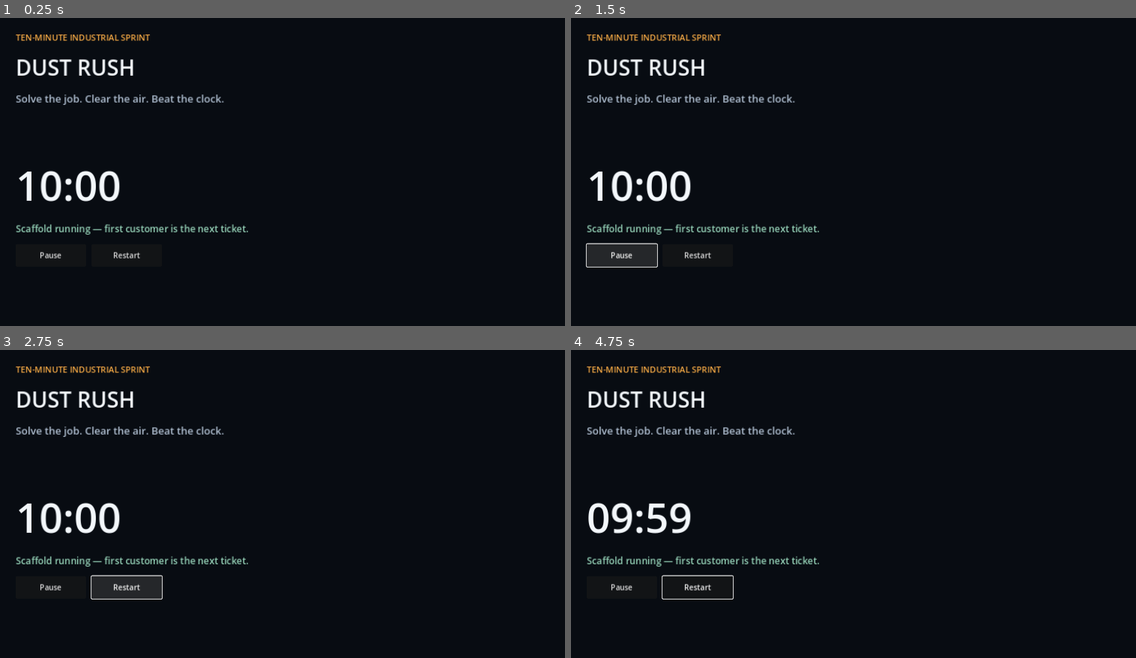
Above: before the commit, frames 1-4 (two rows, left to right).
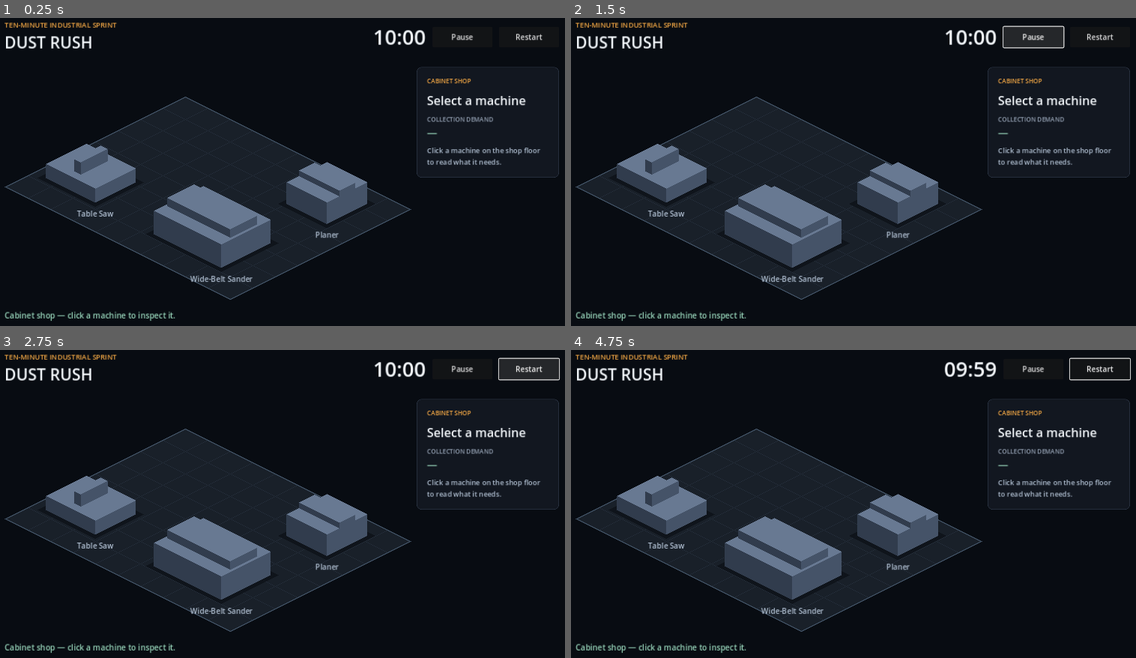
Above: after the commit, the same moments.

Repository: Sur-92/dust-rush-industrial-tycoon
Game: Godot game, scene res://scenes/main.tscn
The game is run twice, just before and just after one commit, with the same random seed, the same clock (stepped at 60 frames per second) and the same inputs.
Inputs (mouse positions are in pixels of both pictures, inside the frame that each line leads up to):
- Up to frame 1 (0.25 s): no input
- Up to frame 2 (1.5 s): click "Pause" at 0.5 s; click "Resume" at 1.25 s
- Up to frame 3 (2.75 s): click "Restart" at 2 s
- Up to frame 4 (4.75 s): click "Restart" at 2.75 s; click "Restart" at 3.5 s; tap A at 4.25 s; move the mouse to (983, 488) at 4.27 s; click (983, 488) at 4.42 s

The runs differ from the first frame. In frame 1, 13% of the frame differs, in the area x 0-99%, y 1-99%; in frame 2, 15%; in frame 3, 15%; in frame 4, 14%.

Commit message:
Build selectable cabinet-shop inspection scene
Replace the countdown title card with the first interactive view of the
cabinet-shop customer, implementing only the Inspect step of the core job
loop.

The player sees a fixed-isometric shop floor holding a table saw, planer,
and wide-belt sander as original placeholder geometry. Clicking a machine
selects exactly that machine, gives it a warm-accent highlight, and fills
an information panel with its name, collection demand in game units, and
description. The ten-minute clock, pause/resume, and restart still work,
and restart also clears the selection.

Machine content comes from typed MachineDefinition resources in data/ so
collector and route tickets can reuse the same seam. Each machine view
emits selection intent; main.gd decides the selected machine and pushes
the resulting state back to the views and the panel.

Refs #6

Co-Authored-By: Claude Opus 4.8 <noreply@anthropic.com>

Diff:
--- /dev/null
+++ b/data/machine_definition.gd
@@ -0,0 +1,13 @@
+class_name MachineDefinition
+extends Resource
+
+## One dust-producing machine on a customer's shop floor.
+##
+## `collection_demand` is an abstract game unit used to compare machines, and
+## later to compare them against collector capacity. It is a gameplay value,
+## not a real-world airflow specification.
+
+@export var machine_id: StringName = &""
+@export var display_name: String = ""
+@export var collection_demand: int = 0
+@export_multiline var description: String = ""
--- /dev/null
+++ b/data/machines/planer.tres
@@ -0,0 +1,10 @@
+[gd_resource type="Resource" script_class="MachineDefinition" load_steps=2 format=3]
+
+[ext_resource type="Script" path="res://data/machine_definition.gd" id="1_definition"]
+
+[resource]
+script = ExtResource("1_definition")
+machine_id = &"planer"
+display_name = "Planer"
+collection_demand = 3
+description = "High-volume chips when stock is being surfaced."
--- /dev/null
+++ b/data/machines/table_saw.tres
@@ -0,0 +1,10 @@
+[gd_resource type="Resource" script_class="MachineDefinition" load_steps=2 format=3]
+
+[ext_resource type="Script" path="res://data/machine_definition.gd" id="1_definition"]
+
+[resource]
+script = ExtResource("1_definition")
+machine_id = &"table_saw"
+display_name = "Table Saw"
+collection_demand = 2
+description = "Steady chips and fine dust from cabinet parts."
--- /dev/null
+++ b/data/machines/wide_belt_sander.tres
@@ -0,0 +1,10 @@
+[gd_resource type="Resource" script_class="MachineDefinition" load_steps=2 format=3]
+
+[ext_resource type="Script" path="res://data/machine_definition.gd" id="1_definition"]
+
+[resource]
+script = ExtResource("1_definition")
+machine_id = &"wide_belt_sander"
+display_name = "Wide-Belt Sander"
+collection_demand = 4
+description = "Continuous fine dust that quickly clouds the shop."
--- a/scenes/main.tscn
+++ b/scenes/main.tscn
@@ -1,6 +1,28 @@
-[gd_scene load_steps=2 format=3]
+[gd_scene load_steps=9 format=3]
 
 [ext_resource type="Script" path="res://scripts/main.gd" id="1_main"]
+[ext_resource type="Script" path="res://scripts/shop_floor.gd" id="2_floor"]
+[ext_resource type="Script" path="res://scripts/machine_view.gd" id="3_machine"]
+[ext_resource type="Script" path="res://scripts/machine_info_panel.gd" id="4_panel"]
+[ext_resource type="Resource" path="res://data/machines/table_saw.tres" id="5_table_saw"]
+[ext_resource type="Resource" path="res://data/machines/planer.tres" id="6_planer"]
+[ext_resource type="Resource" path="res://data/machines/wide_belt_sander.tres" id="7_sander"]
+
+[sub_resource type="StyleBoxFlat" id="StyleBoxFlat_panel"]
+content_margin_left = 22.0
+content_margin_top = 20.0
+content_margin_right = 22.0
+content_margin_bottom = 22.0
+bg_color = Color(0.071, 0.09, 0.125, 1)
+border_width_left = 1
+border_width_top = 1
+border_width_right = 1
+border_width_bottom = 1
+border_color = Color(0.18, 0.22, 0.282, 1)
+corner_radius_top_left = 10
+corner_radius_top_right = 10
+corner_radius_bottom_right = 10
+corner_radius_bottom_left = 10
 
 [node name="Main" type="Control"]
 layout_mode = 3
@@ -9,6 +31,7 @@
 anchor_bottom = 1.0
 grow_horizontal = 2
 grow_vertical = 2
+mouse_filter = 2
 script = ExtResource("1_main")
 
 [node name="Background" type="ColorRect" parent="."]
@@ -21,69 +44,186 @@
 color = Color(0.031, 0.047, 0.071, 1)
 mouse_filter = 2
 
-[node name="Margin" type="MarginContainer" parent="."]
+[node name="Shop" type="Node2D" parent="."]
+position = Vector2(434, 196)
+
+[node name="Floor" type="Node2D" parent="Shop"]
+script = ExtResource("2_floor")
+
+[node name="Machines" type="Node2D" parent="Shop"]
+
+[node name="TableSaw" type="Node2D" parent="Shop/Machines"]
+script = ExtResource("3_machine")
+definition = ExtResource("5_table_saw")
+tile_position = Vector2(0.5, 4.9)
+body_tiles = Vector2(2.2, 1.8)
+body_height = 30.0
+topper_offset_tiles = Vector2(0.95, 0.3)
+topper_tiles = Vector2(0.3, 1.2)
+topper_height = 26.0
+
+[node name="NameLabel" type="Label" parent="Shop/Machines/TableSaw"]
+theme_override_font_sizes/font_size = 16
+
+[node name="Planer" type="Node2D" parent="Shop/Machines"]
+script = ExtResource("3_machine")
+definition = ExtResource("6_planer")
+tile_position = Vector2(7, 0.7)
+body_tiles = Vector2(1.8, 1.8)
+body_height = 46.0
+topper_offset_tiles = Vector2(0, 0.55)
+topper_tiles = Vector2(1.8, 0.7)
+topper_height = 12.0
+
+[node name="NameLabel" type="Label" parent="Shop/Machines/Planer"]
+theme_override_font_sizes/font_size = 16
+
+[node name="WideBeltSander" type="Node2D" parent="Shop/Machines"]
+script = ExtResource("3_machine")
+definition = ExtResource("7_sander")
+tile_position = Vector2(5.4, 4.6)
+body_tiles = Vector2(3, 2.2)
+body_height = 50.0
+topper_offset_tiles = Vector2(0.1, 0.5)
+topper_tiles = Vector2(2.8, 1.2)
+topper_height = 18.0
+
+[node name="NameLabel" type="Label" parent="Shop/Machines/WideBeltSander"]
+theme_override_font_sizes/font_size = 16
+
+[node name="Hud" type="Control" parent="."]
 layout_mode = 1
 anchors_preset = 15
 anchor_right = 1.0
 anchor_bottom = 1.0
 grow_horizontal = 2
 grow_vertical = 2
-theme_override_constants/margin_left = 72
-theme_override_constants/margin_top = 56
-theme_override_constants/margin_right = 72
-theme_override_constants/margin_bottom = 56
-
-[node name="Content" type="VBoxContainer" parent="Margin"]
-layout_mode = 2
-theme_override_constants/separation = 18
-
-[node name="Eyebrow" type="Label" parent="Margin/Content"]
+mouse_filter = 2
+
+[node name="TopBar" type="HBoxContainer" parent="Hud"]
+layout_mode = 1
+anchors_preset = 10
+anchor_right = 1.0
+offset_left = 48.0
+offset_top = 30.0
+offset_right = -48.0
+offset_bottom = 106.0
+grow_horizontal = 2
+mouse_filter = 2
+theme_override_constants/separation = 14
+
+[node name="Brand" type="VBoxContainer" parent="Hud/TopBar"]
+layout_mode = 2
+size_flags_vertical = 4
+mouse_filter = 2
+theme_override_constants/separation = 2
+
+[node name="Eyebrow" type="Label" parent="Hud/TopBar/Brand"]
 layout_mode = 2
 theme_override_colors/font_color = Color(0.957, 0.659, 0.267, 1)
-theme_override_font_sizes/font_size = 18
+theme_override_font_sizes/font_size = 15
 text = "TEN-MINUTE INDUSTRIAL SPRINT"
 
-[node name="Title" type="Label" parent="Margin/Content"]
+[node name="Title" type="Label" parent="Hud/TopBar/Brand"]
 layout_mode = 2
 theme_override_colors/font_color = Color(0.953, 0.969, 0.984, 1)
-theme_override_font_sizes/font_size = 46
+theme_override_font_sizes/font_size = 34
 text = "DUST RUSH"
 
-[node name="Subtitle" type="Label" parent="Margin/Content"]
-layout_mode = 2
+[node name="Spacer" type="Control" parent="Hud/TopBar"]
+layout_mode = 2
+size_flags_horizontal = 3
+mouse_filter = 2
+
+[node name="TimerLabel" type="Label" parent="Hud/TopBar"]
+layout_mode = 2
+size_flags_vertical = 4
+theme_override_colors/font_color = Color(0.953, 0.969, 0.984, 1)
+theme_override_font_sizes/font_size = 44
+text = "10:00"
+
+[node name="PauseButton" type="Button" parent="Hud/TopBar"]
+custom_minimum_size = Vector2(128, 44)
+layout_mode = 2
+size_flags_vertical = 4
+text = "Pause"
+
+[node name="RestartButton" type="Button" parent="Hud/TopBar"]
+custom_minimum_size = Vector2(128, 44)
+layout_mode = 2
+size_flags_vertical = 4
+text = "Restart"
+
+[node name="InfoPanel" type="PanelContainer" parent="Hud"]
+custom_minimum_size = Vector2(0, 236)
+layout_mode = 1
+anchors_preset = 1
+anchor_left = 1.0
+anchor_right = 1.0
+offset_left = -352.0
+offset_top = 132.0
+offset_right = -48.0
+offset_bottom = 132.0
+grow_horizontal = 0
+theme_override_styles/panel = SubResource("StyleBoxFlat_panel")
+script = ExtResource("4_panel")
+
+[node name="Content" type="VBoxContainer" parent="Hud/InfoPanel"]
+layout_mode = 2
+mouse_filter = 2
+theme_override_constants/separation = 12
+
+[node name="Eyebrow" type="Label" parent="Hud/InfoPanel/Content"]
+layout_mode = 2
+theme_override_colors/font_color = Color(0.957, 0.659, 0.267, 1)
+theme_override_font_sizes/font_size = 13
+text = "CABINET SHOP"
+
+[node name="MachineName" type="Label" parent="Hud/InfoPanel/Content"]
+layout_mode = 2
+theme_override_colors/font_color = Color(0.953, 0.969, 0.984, 1)
+theme_override_font_sizes/font_size = 26
+autowrap_mode = 3
+text = "Select a machine"
+
+[node name="Demand" type="VBoxContainer" parent="Hud/InfoPanel/Content"]
+layout_mode = 2
+mouse_filter = 2
+theme_override_constants/separation = 2
+
+[node name="DemandCaption" type="Label" parent="Hud/InfoPanel/Content/Demand"]
+layout_mode = 2
+theme_override_colors/font_color = Color(0.588, 0.639, 0.71, 1)
+theme_override_font_sizes/font_size = 13
+text = "COLLECTION DEMAND"
+
+[node name="DemandValue" type="Label" parent="Hud/InfoPanel/Content/Demand"]
+layout_mode = 2
+theme_override_colors/font_color = Color(0.588, 0.827, 0.722, 1)
+theme_override_font_sizes/font_size = 22
+text = "—"
+
+[node name="Description" type="Label" parent="Hud/InfoPanel/Content"]
+layout_mode = 2
+size_flags_vertical = 3
 theme_override_colors/font_color = Color(0.69, 0.749, 0.82, 1)
-theme_override_font_sizes/font_size = 22
-text = "Solve the job. Clear the air. Beat the clock."
-
-[node name="Spacer" type="Control" parent="Margin/Content"]
-custom_minimum_size = Vector2(0, 72)
-layout_mode = 2
-
-[node name="TimerLabel" type="Label" parent="Margin/Content"]
-layout_mode = 2
-theme_override_colors/font_color = Color(0.953, 0.969, 0.984, 1)
-theme_override_font_sizes/font_size = 88
-text = "10:00"
-
-[node name="StatusLabel" type="Label" parent="Margin/Content"]
-layout_mode = 2
+theme_override_font_sizes/font_size = 15
+text = "Click a machine on the shop floor to read what it needs."
+autowrap_mode = 3
+
+[node name="StatusLabel" type="Label" parent="Hud"]
+layout_mode = 1
+anchors_preset = 2
+anchor_top = 1.0
+anchor_bottom = 1.0
+offset_left = 48.0
+offset_top = -70.0
+offset_right = 700.0
+offset_bottom = -38.0
+grow_vertical = 0
 theme_override_colors/font_color = Color(0.588, 0.827, 0.722, 1)
-theme_override_font_sizes/font_size = 20
-text = "Scaffold running — first customer is the next ticket."
-
-[node name="Controls" type="HBoxContainer" parent="Margin/Content"]
-layout_mode = 2
-theme_override_constants/separation = 12
-
-[node name="PauseButton" type="Button" parent="Margin/Content/Controls"]
-custom_minimum_size = Vector2(150, 48)
-layout_mode = 2
-text = "Pause"
-
-[node name="RestartButton" type="Button" parent="Margin/Content/Controls"]
-custom_minimum_size = Vector2(150, 48)
-layout_mode = 2
-text = "Restart"
-
-[connection signal="pressed" from="Margin/Content/Controls/PauseButton" to="." method="_on_pause_pressed"]
-[connection signal="pressed" from="Margin/Content/Controls/RestartButton" to="." method="_on_restart_pressed"]
+theme_override_font_sizes/font_size = 17
+text = "Cabinet shop — click a machine to inspect it."
+
+[connection signal="pressed" from="Hud/TopBar/PauseButton" to="." method="_on_pause_pressed"]
+[connection signal="pressed" from="Hud/TopBar/RestartButton" to="." method="_on_restart_pressed"]
--- /dev/null
+++ b/scripts/iso.gd
@@ -0,0 +1,18 @@
+class_name Iso
+extends RefCounted
+
+## Fixed 2:1 isometric projection shared by the shop floor and the machine views.
+##
+## Tile space accepts fractional tiles so placeholder machines can sit between
+## grid lines. Screen space is Godot 2D pixels measured from the tile origin,
+## so the caller positions the result with a normal node transform.
+
+const TILE_HALF_WIDTH: float = 48.0
+const TILE_HALF_HEIGHT: float = 24.0
+
+
+static func to_screen(tile: Vector2) -> Vector2:
+	return Vector2(
+		(tile.x - tile.y) * TILE_HALF_WIDTH,
+		(tile.x + tile.y) * TILE_HALF_HEIGHT
+	)
--- /dev/null
+++ b/scripts/machine_info_panel.gd
@@ -0,0 +1,25 @@
+class_name MachineInfoPanel
+extends PanelContainer
+
+## Shows the machine the player currently has selected. The panel renders what
+## it is given; it never decides what is selected.
+
+const EMPTY_NAME: String = "Select a machine"
+const EMPTY_DEMAND: String = "—"
+const EMPTY_DESCRIPTION: String = "Click a machine on the shop floor to read what it needs."
+
+@onready var _name_label: Label = $Content/MachineName
+@onready var _demand_label: Label = $Content/Demand/DemandValue
+@onready var _description_label: Label = $Content/Description
+
+
+func show_machine(definition: MachineDefinition) -> void:
+	_name_label.text = definition.display_name
+	_demand_label.text = "%d game units" % definition.collection_demand
+	_description_label.text = definition.description
+
+
+func show_empty() -> void:
+	_name_label.text = EMPTY_NAME
+	_demand_label.text = EMPTY_DEMAND
+	_description_label.text = EMPTY_DESCRIPTION
--- /dev/null
+++ b/scripts/machine_view.gd
@@ -0,0 +1,157 @@
+class_name MachineView
+extends Node2D
+
+## Placeholder isometric body for one machine on the shop floor.
+##
+## The view owns presentation only. A click on its silhouette is reported as
+## selection intent; the run controller decides which machine is selected and
+## hands the resulting state back through `set_selected`.
+
+signal selection_requested(machine_id: StringName)
+
+const PAD_MARGIN: float = 0.18
+const LABEL_GAP: float = 12.0
+
+const PAD_COLOR: Color = Color(0.055, 0.071, 0.098, 0.85)
+const SELECTED_PAD_COLOR: Color = Color(0.318, 0.224, 0.106, 0.9)
+const BODY_TOP_COLOR: Color = Color(0.408, 0.475, 0.573)
+const BODY_RIGHT_COLOR: Color = Color(0.271, 0.325, 0.408)
+const BODY_LEFT_COLOR: Color = Color(0.192, 0.235, 0.302)
+const SELECTED_TOP_COLOR: Color = Color(0.957, 0.659, 0.267)
+const SELECTED_RIGHT_COLOR: Color = Color(0.769, 0.502, 0.176)
+const SELECTED_LEFT_COLOR: Color = Color(0.541, 0.341, 0.114)
+const RING_COLOR: Color = Color(0.957, 0.659, 0.267)
+const LABEL_COLOR: Color = Color(0.69, 0.749, 0.82)
+const SELECTED_LABEL_COLOR: Color = Color(0.976, 0.788, 0.482)
+
+@export var definition: MachineDefinition
+@export var tile_position: Vector2 = Vector2.ZERO
+@export var body_tiles: Vector2 = Vector2(2.0, 2.0)
+@export var body_height: float = 36.0
+@export var topper_offset_tiles: Vector2 = Vector2.ZERO
+@export var topper_tiles: Vector2 = Vector2.ZERO
+@export var topper_height: float = 0.0
+
+@onready var _name_label: Label = $NameLabel
+
+var _selected: bool = false
+var _body_silhouette: PackedVector2Array = PackedVector2Array()
+var _topper_silhouette: PackedVector2Array = PackedVector2Array()
+
+
+func _ready() -> void:
+	if definition == null:
+		push_error("MachineView '%s' has no MachineDefinition assigned." % name)
+		set_process_unhandled_input(false)
+		return
+
+	position = Iso.to_screen(tile_position)
+	_body_silhouette = _silhouette(Vector2.ZERO, body_tiles, 0.0, body_height)
+	if _has_topper():
+		_topper_silhouette = _silhouette(
+			topper_offset_tiles, topper_tiles, body_height, topper_height
+		)
+	_place_name_label()
+	queue_redraw()
+
+
+func _unhandled_input(event: InputEvent) -> void:
+	var mouse_event := event as InputEventMouseButton
+	if mouse_event == null:
+		return
+	if not mouse_event.pressed or mouse_event.button_index != MOUSE_BUTTON_LEFT:
+		return
+
+	var local_event := make_input_local(mouse_event) as InputEventMouseButton
+	if not contains_point(local_event.position):
+		return
+
+	selection_requested.emit(definition.machine_id)
+	get_viewport().set_input_as_handled()
+
+
+func set_selected(value: bool) -> void:
+	if _selected == value:
+		return
+	_selected = value
+	_name_label.add_theme_color_override(
+		"font_color", SELECTED_LABEL_COLOR if _selected else LABEL_COLOR
+	)
+	queue_redraw()
+
+
+## Hit test against the placeholder silhouette, in this node's local space.
+func contains_point(local_point: Vector2) -> bool:
+	if Geometry2D.is_point_in_polygon(local_point, _body_silhouette):
+		return true
+	return _has_topper() and Geometry2D.is_point_in_polygon(local_point, _topper_silhouette)
+
+
+func _draw() -> void:
+	if definition == null:
+		return
+
+	var pad: PackedVector2Array = _face(
+		Vector2(-PAD_MARGIN, -PAD_MARGIN),
+		body_tiles + Vector2(PAD_MARGIN * 2.0, PAD_MARGIN * 2.0),
+		0.0
+	)
+	draw_colored_polygon(pad, SELECTED_PAD_COLOR if _selected else PAD_COLOR)
+
+	_draw_box(Vector2.ZERO, body_tiles, 0.0, body_height)
+	if _has_topper():
+		_draw_box(topper_offset_tiles, topper_tiles, body_height, topper_height)
+
+	if _selected:
+		var ring: PackedVector2Array = pad.duplicate()
+		ring.append(pad[0])
+		draw_polyline(ring, RING_COLOR, 3.0)
+
+
+func _draw_box(
+	offset_tiles: Vector2, size_tiles: Vector2, base_elevation: float, height: float
+) -> void:
+	var base: PackedVector2Array = _face(offset_tiles, size_tiles, base_elevation)
+	var top: PackedVector2Array = _face(offset_tiles, size_tiles, base_elevation + height)
+
+	draw_colored_polygon(
+		PackedVector2Array([base[3], base[2], top[2], top[3]]),
+		SELECTED_LEFT_COLOR if _selected else BODY_LEFT_COLOR
+	)
+	draw_colored_polygon(
+		PackedVector2Array([base[2], base[1], top[1], top[2]]),
+		SELECTED_RIGHT_COLOR if _selected else BODY_RIGHT_COLOR
+	)
+	draw_colored_polygon(top, SELECTED_TOP_COLOR if _selected else BODY_TOP_COLOR)
+
+
+## Corners of one horizontal face, ordered north, east, south, west.
+func _face(offset_tiles: Vector2, size_tiles: Vector2, elevation: float) -> PackedVector2Array:
+	var lift: Vector2 = Vector2(0.0, -elevation)
+	return PackedVector2Array([
+		Iso.to_screen(offset_tiles) + lift,
+		Iso.to_screen(offset_tiles + Vector2(size_tiles.x, 0.0)) + lift,
+		Iso.to_screen(offset_tiles + size_tiles) + lift,
+		Iso.to_screen(offset_tiles + Vector2(0.0, size_tiles.y)) + lift,
+	])
+
+
+## Outline of a whole box, used for hit testing rather than drawing.
+func _silhouette(
+	offset_tiles: Vector2, size_tiles: Vector2, base_elevation: float, height: float
+) -> PackedVector2Array:
+	var base: PackedVector2Array = _face(offset_tiles, size_tiles, base_elevation)
+	var top: PackedVector2Array = _face(offset_tiles, size_tiles, base_elevation + height)
+	return PackedVector2Array([top[0], top[1], base[1], base[2], base[3], top[3]])
+
+
+func _has_topper() -> bool:
+	return topper_height > 0.0 and topper_tiles.x > 0.0 and topper_tiles.y > 0.0
+
+
+func _place_name_label() -> void:
+	_name_label.text = definition.display_name
+	_name_label.add_theme_color_override("font_color", LABEL_COLOR)
+	_name_label.reset_size()
+	var south_corner: Vector2 = Iso.to_screen(body_tiles)
+	_name_label.position = south_corner + Vector2(-_name_label.size.x * 0.5, LABEL_GAP)
--- a/scripts/main.gd
+++ b/scripts/main.gd
@@ -1,17 +1,29 @@
 extends Control
 
+## Run controller for the cabinet-shop inspection view. It owns the run clock
+## and the selected machine; the shop and HUD nodes only present that state.
+
 const RUN_SECONDS: float = 600.0
+const STATUS_INSPECTING: String = "Cabinet shop — click a machine to inspect it."
+const STATUS_PAUSED: String = "Run paused."
+const STATUS_FINISHED: String = "Time! Scoring arrives with a later ticket."
 
-@onready var timer_label: Label = $Margin/Content/TimerLabel
-@onready var status_label: Label = $Margin/Content/StatusLabel
-@onready var pause_button: Button = $Margin/Content/Controls/PauseButton
+@onready var timer_label: Label = $Hud/TopBar/TimerLabel
+@onready var status_label: Label = $Hud/StatusLabel
+@onready var pause_button: Button = $Hud/TopBar/PauseButton
+@onready var machines_root: Node2D = $Shop/Machines
+@onready var info_panel: MachineInfoPanel = $Hud/InfoPanel
 
 var remaining_seconds: float = RUN_SECONDS
 var run_finished: bool = false
+var selected_machine_id: StringName = &""
+
+var _machine_views: Array[MachineView] = []
 
 
 func _ready() -> void:
 	process_mode = Node.PROCESS_MODE_ALWAYS
+	_collect_machine_views()
 	reset_run()
 
 
@@ -32,7 +44,7 @@
 
 	get_tree().paused = not get_tree().paused
 	pause_button.text = "Resume" if get_tree().paused else "Pause"
-	status_label.text = "Run paused." if get_tree().paused else "Scaffold running — first customer is the next ticket."
+	status_label.text = STATUS_PAUSED if get_tree().paused else STATUS_INSPECTING
 
 
 func _on_restart_pressed() -> void:
@@ -45,7 +57,8 @@
 	run_finished = false
 	pause_button.disabled = false
 	pause_button.text = "Pause"
-	status_label.text = "Scaffold running — first customer is the next ticket."
+	status_label.text = STATUS_INSPECTING
+	clear_selection()
 	update_timer_label()
 
 
@@ -53,7 +66,7 @@
 	run_finished = true
 	get_tree().paused = true
 	pause_button.disabled = true
-	status_label.text = "Time! Scoring will arrive with the playable slice."
+	status_label.text = STATUS_FINISHED
 
 
 func update_timer_label() -> void:
@@ -61,3 +74,43 @@
 	var minutes: int = total_seconds / 60
 	var seconds: int = total_seconds % 60
 	timer_label.text = "%02d:%02d" % [minutes, seconds]
+
+
+func select_machine(machine_id: StringName) -> void:
+	selected_machine_id = machine_id
+	apply_selection()
+
+
+func clear_selection() -> void:
+	selected_machine_id = &""
+	apply_selection()
+
+
+func apply_selection() -> void:
+	var selected_definition: MachineDefinition = null
+
+	for view: MachineView in _machine_views:
+		var is_selected: bool = (
+			view.definition != null and view.definition.machine_id == selected_machine_id
+		)
+		view.set_selected(is_selected)
+		if is_selected:
+			selected_definition = view.definition
+
+	if selected_definition == null:
+		info_panel.show_empty()
+	else:
+		info_panel.show_machine(selected_definition)
+
+
+func _collect_machine_views() -> void:
+	for child: Node in machines_root.get_children():
+		var view := child as MachineView
+		if view == null:
+			continue
+		_machine_views.append(view)
+		view.selection_requested.connect(_on_machine_selection_requested)
+
+
+func _on_machine_selection_requested(machine_id: StringName) -> void:
+	select_machine(machine_id)
--- /dev/null
+++ b/scripts/shop_floor.gd
@@ -0,0 +1,41 @@
+class_name ShopFloor
+extends Node2D
+
+## Draws the fixed-isometric floor plate the cabinet shop stands on.
+
+@export var tile_columns: int = 10
+@export var tile_rows: int = 8
+@export var fill_color: Color = Color(0.098, 0.125, 0.161)
+@export var grid_color: Color = Color(0.157, 0.196, 0.251)
+@export var border_color: Color = Color(0.239, 0.302, 0.373)
+
+
+func _draw() -> void:
+	var columns: float = float(tile_columns)
+	var rows: float = float(tile_rows)
+	var outline: PackedVector2Array = PackedVector2Array([
+		Iso.to_screen(Vector2.ZERO),
+		Iso.to_screen(Vector2(columns, 0.0)),
+		Iso.to_screen(Vector2(columns, rows)),
+		Iso.to_screen(Vector2(0.0, rows)),
+	])
+	draw_colored_polygon(outline, fill_color)
+
+	for column: int in range(1, tile_columns):
+		draw_line(
+			Iso.to_screen(Vector2(float(column), 0.0)),
+			Iso.to_screen(Vector2(float(column), rows)),
+			grid_color,
+			1.0
+		)
+	for row: int in range(1, tile_rows):
+		draw_line(
+			Iso.to_screen(Vector2(0.0, float(row))),
+			Iso.to_screen(Vector2(columns, float(row))),
+			grid_color,
+			1.0
+		)
+
+	var closed_outline: PackedVector2Array = outline.duplicate()
+	closed_outline.append(outline[0])
+	draw_polyline(closed_outline, border_color, 2.0)
Not shown, added: data/machine_definition.gd.uid
Not shown, added: scripts/iso.gd.uid
Not shown, added: scripts/machine_info_panel.gd.uid
Not shown, added: scripts/machine_view.gd.uid
Not shown, added: scripts/shop_floor.gd.uid
Not shown, changed: README.md
